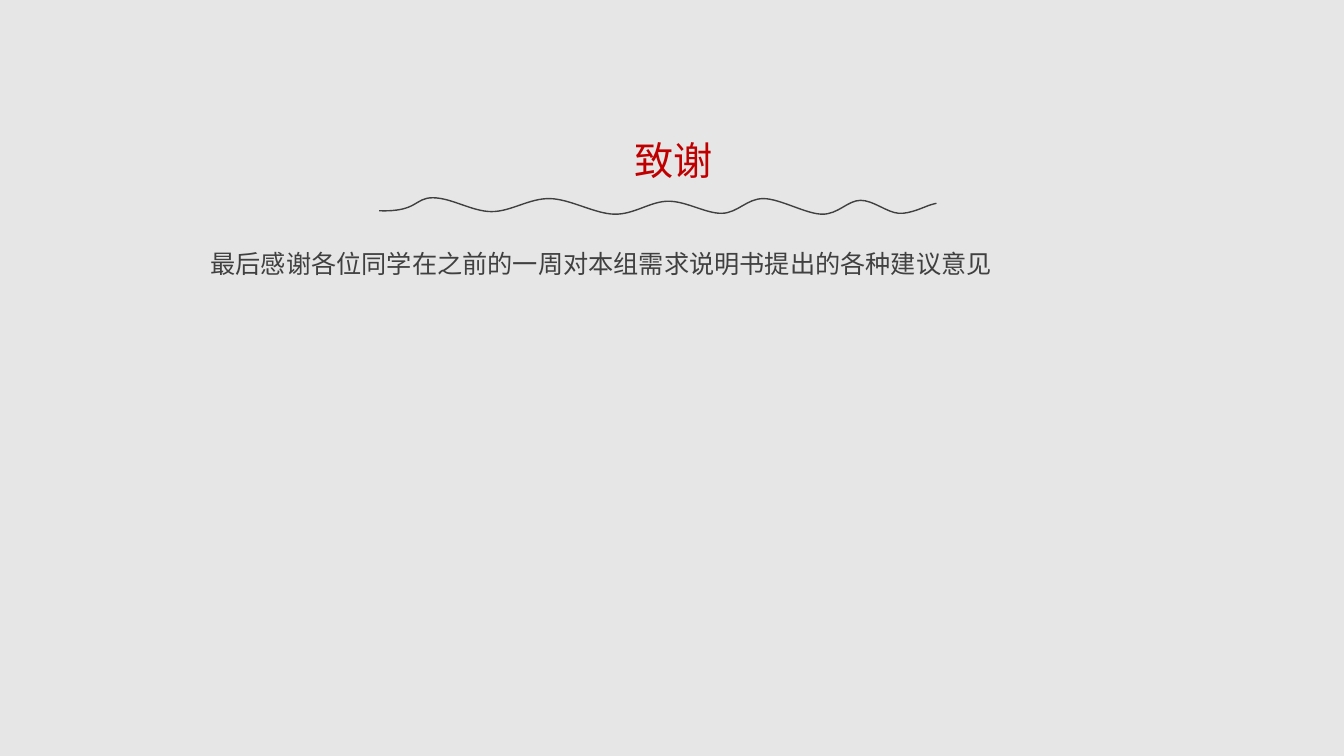
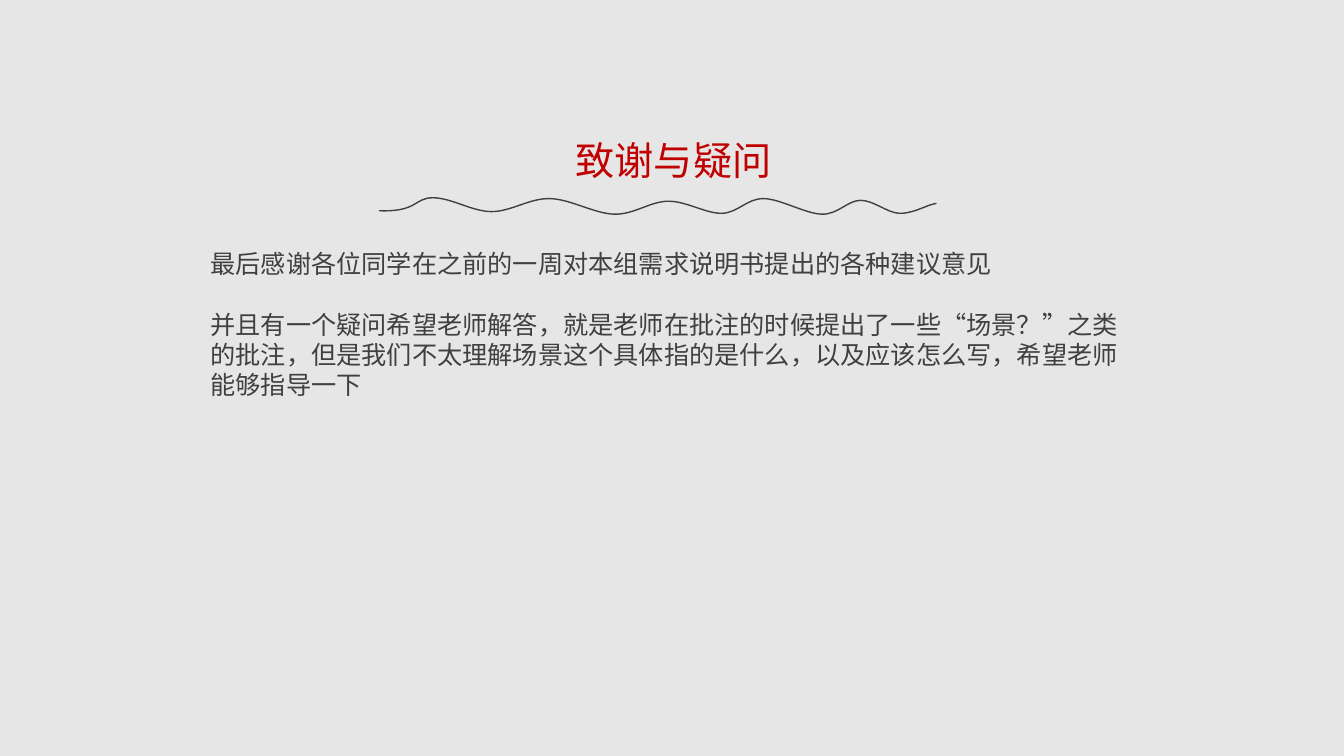
Before and after one commit to bhsei/17TeamE_Lire, a slide deck: slide 7 of 3.项目PPT/需求修改说明.ppt (slide 11 before the commit). Drawn at 1344x756 pixels with LibreOffice and Linux fonts; fonts in the diff are those of the drawing. Boxes give left, top, right and bottom in pixels: in the first picture for what was removed or moved away, otherwise in the second. Text is boxed around its words. In the diff, an @@ line names an element or a change of style, - is before the commit and + after.

```diff
--- a/3.项目PPT/需求修改说明.ppt
+++ b/3.项目PPT/需求修改说明.ppt
@@ text at (576,142,772,178): text changed @@
-致谢
+致谢与疑问
@@ text at (211,313,1118,396): paragraph added @@
+并且有一个疑问希望老师解答，就是老师在批注的时候提出了一些“场景？”之类的批注，但是我们不太理解场景这个具体指的是什么，以及应该怎么写，希望老师能够指导一下
```
Also in this commit, not shown: 4 other slides changed, 4 slides removed, 8 other files.
